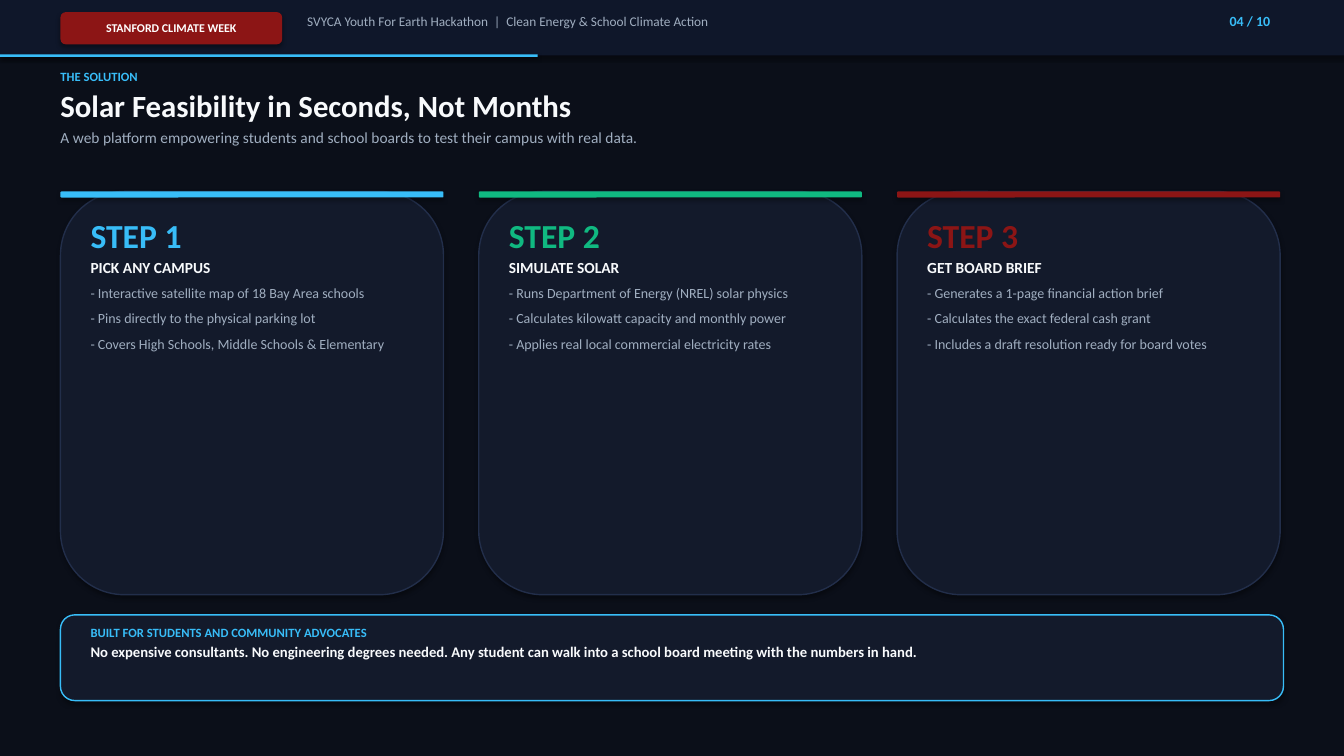
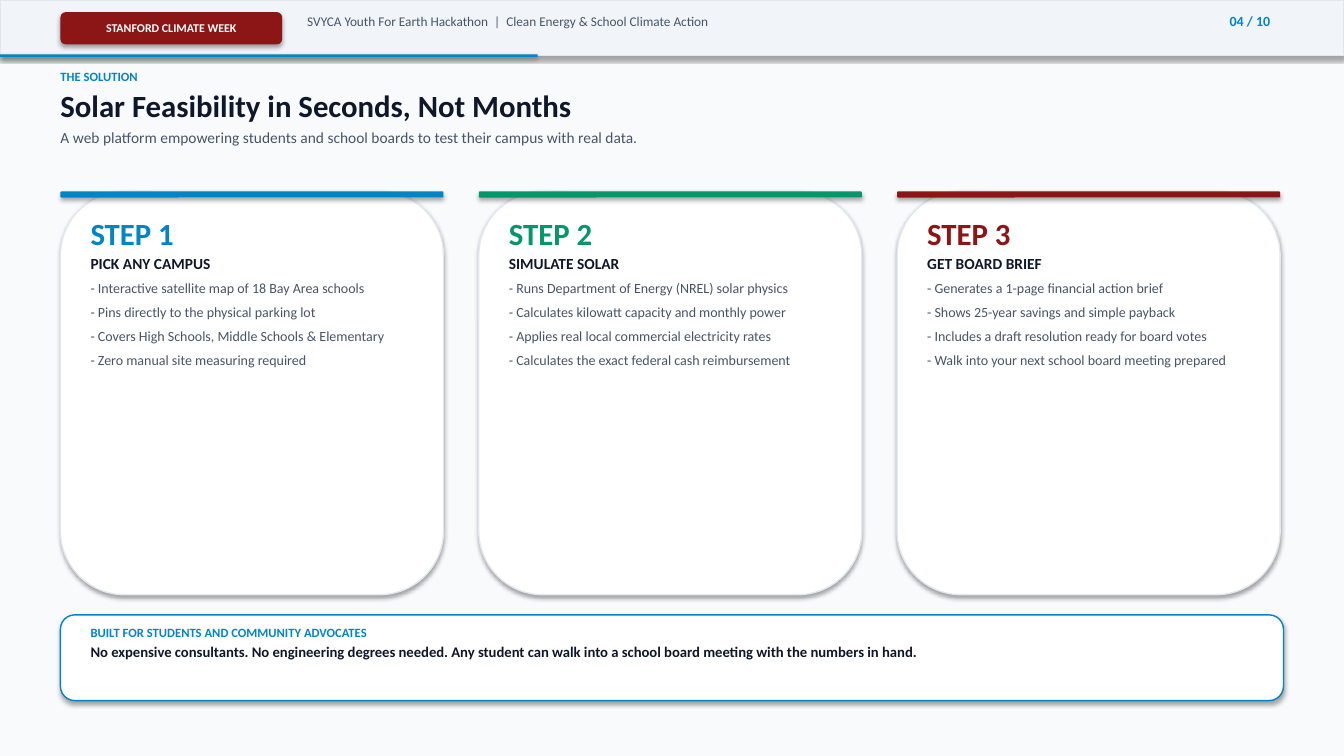
Before and after one commit to pranav-balaji/svyca2026, a slide deck: slide 4 of SolarSchoolsUSA_PitchDeck.pptx. Drawn at 1344x756 pixels with LibreOffice and Linux fonts; fonts in the diff are those of the drawing. Boxes give left, top, right and bottom in pixels: in the first picture for what was removed or moved away, otherwise in the second. Text is boxed around its words. In the diff, an @@ line names an element or a change of style, - is before the commit and + after.

Commit message:
feat(presentation): switch to light theme and problem-first introduction

```diff
--- a/SolarSchoolsUSA_PitchDeck.pptx
+++ b/SolarSchoolsUSA_PitchDeck.pptx
@@ rectangle at bbox=[0, 0, 1344, 756]: fill #0B0F19 to #F8FAFC @@
@@ rectangle at bbox=[0, 0, 1344, 55]: fill #0F172A to #F1F5F9; outline none to #E2E8F0 1 pt @@
@@ text "SVYCA Youth For Earth Hackathon ..." at bbox=[307, 17, 709, 29]: text colour #A0AEC0 to #475569 @@
@@ text "04 / 10" at bbox=[1230, 17, 1270, 26]: text colour #38BDF8 to #0284C7 @@
@@ rectangle at bbox=[0, 54, 537, 57]: fill #38BDF8 to #0284C7 @@
@@ text "THE SOLUTION" at bbox=[60, 72, 637, 146]: text colour #38BDF8 to #0284C7 in "THE SOLUTION"; text colour #F8FAFC to #0F172A in "Solar Feasibility in Seconds, Not Months"; text colour #A0AEC0 to #475569 in "A web platform empowering students and school ..." @@
@@ rounded rectangle at bbox=[60, 192, 444, 198]: fill #38BDF8 to #0284C7 @@
@@ rounded rectangle at bbox=[479, 192, 862, 198]: fill #10B981 to #059669 @@
@@ fill #131A2B to #FFFFFF; outline #222E4A 1 pt to #E2E8F0 1 pt in 3 elements at bbox=[60, 192, 444, 595], bbox=[479, 192, 862, 595], bbox=[897, 192, 1280, 595] @@
@@ text at bbox=[91, 225, 384, 344]: size 24 to 22 pt, text colour #38BDF8 to #0284C7 in "STEP 1"; text colour #F8FAFC to #0F172A in "PICK ANY CAMPUS"; text colour #A0AEC0 to #475569 in "- Interactive satellite map of 18 Bay ...", "- Pins directly to the physical parking ...", "- Covers High Schools, Middle Schools & ..."; less space between paragraphs @@
@@ text at bbox=[509, 224, 788, 344]: size 24 to 22 pt, text colour #10B981 to #059669 in "STEP 2"; text colour #F8FAFC to #0F172A in "SIMULATE SOLAR"; text colour #A0AEC0 to #475569 in "- Runs Department of Energy (NREL) solar ...", "- Calculates kilowatt capacity and monthly power", "- Applies real local commercial electricity rates"; less space between paragraphs @@
@@ text at bbox=[927, 225, 1206, 343]: size 24 to 22 pt in "STEP 3"; text colour #F8FAFC to #0F172A in "GET BOARD BRIEF"; text colour #A0AEC0 to #475569 in "- Generates a 1-page financial action brief", "- Includes a draft resolution ready for ..."; less space between paragraphs @@
@@ text at bbox=[935, 307, 1175, 320]: text changed; text colour #A0AEC0 to #475569 @@
-- Calculates the exact federal cash grant
+- Shows 25-year savings and simple payback
@@ text at bbox=[98, 355, 306, 368]: paragraph added @@
+- Zero manual site measuring required
@@ text at bbox=[516, 355, 791, 365]: paragraph added @@
+- Calculates the exact federal cash reimbursement
@@ text at bbox=[935, 355, 1226, 368]: paragraph added @@
+- Walk into your next school board meeting prepared
@@ rounded rectangle at bbox=[60, 615, 1284, 701]: fill #131A2B to #FFFFFF; outline #38BDF8 1 pt to #0284C7 1 pt @@
@@ text "BUILT FOR STUDENTS AND COMMUNITY ..." at bbox=[91, 628, 917, 660]: text colour #38BDF8 to #0284C7 in "BUILT FOR STUDENTS AND COMMUNITY ADVOCATES"; text colour #F8FAFC to #0F172A in "No expensive consultants. No engineering degrees needed. ..." @@
```
Also in this commit, not shown: 8 other slides changed, 1 slide added, 1 slide removed, 3 other files.
